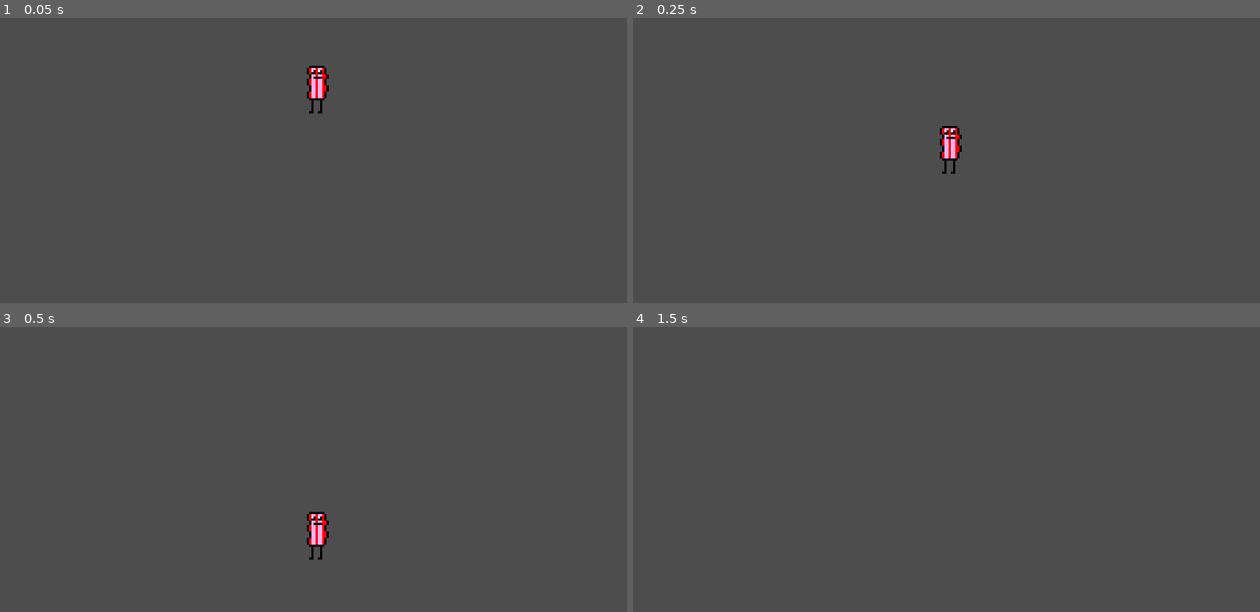
Above: before the commit, frames 1-4 (two rows, left to right).
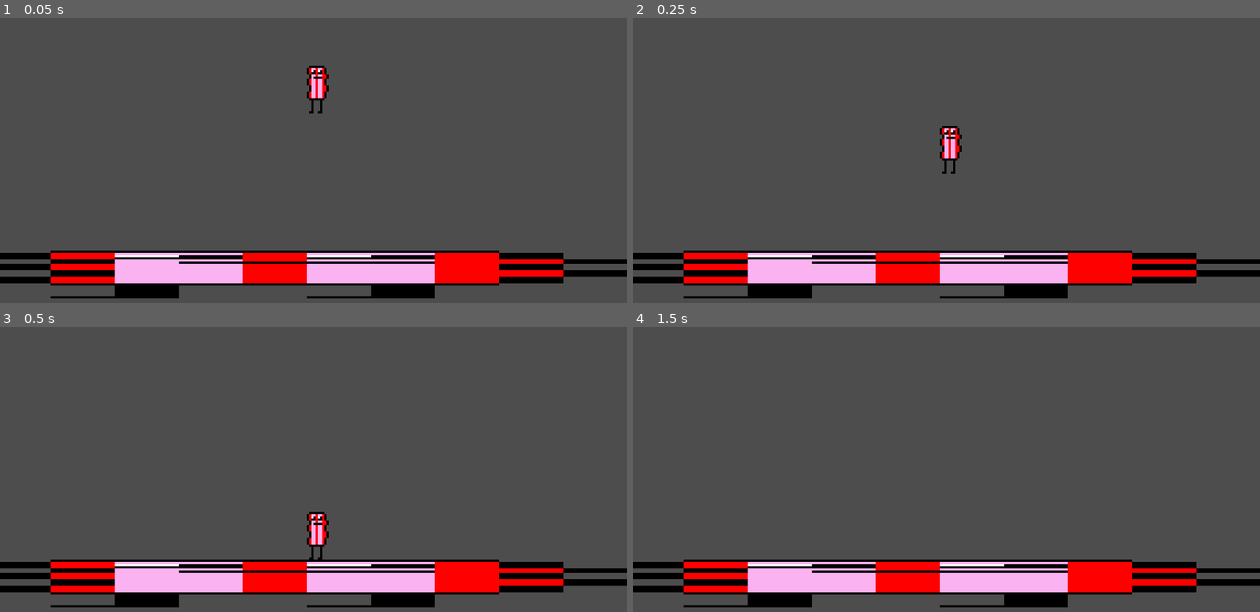
Above: after the commit, the same moments.

Repository: ericksonbak52/Godot-thingy
Game: Godot game, scene res://Scenes/game_root.tscn
The game is run twice, just before and just after one commit, with the same random seed, the same clock (stepped at 60 frames per second) and the same inputs.
Inputs:
- Up to frame 1 (0.05 s): no input
- Up to frame 2 (0.25 s): no input
- Up to frame 3 (0.5 s): no input
- Up to frame 4 (1.5 s): tap Enter (ui_accept) at 0.5, 0.77 s; hold Right (ui_right) from 0.53 s (still down)

The runs differ from the first frame. In frame 1, 12% of the frame differs, in the area x 0-100%, y 81-99%; in frame 2, 12%; in frame 3, 12%; in frame 4, 12%.

Commit message:
Update game_root.tscn

Diff:
--- a/Scenes/game_root.tscn
+++ b/Scenes/game_root.tscn
@@ -1,6 +1,7 @@
-[gd_scene load_steps=3 format=3 uid="uid://dfanpqgl8su8y"]
+[gd_scene load_steps=4 format=3 uid="uid://dfanpqgl8su8y"]
 
 [ext_resource type="PackedScene" uid="uid://ckk6cejchsa0c" path="res://Scenes/Character.tscn" id="1_pdfpp"]
+[ext_resource type="Texture2D" uid="uid://vey8gxypjt86" path="res://Assets/bacon.png" id="2_3dvij"]
 
 [sub_resource type="RectangleShape2D" id="RectangleShape2D_vm5j1"]
 size = Vector2(295, 20)
@@ -21,3 +22,6 @@
 shape = SubResource("RectangleShape2D_vm5j1")
 
 [node name="Sprite2D" type="Sprite2D" parent="StaticBody2D"]
+position = Vector2(-6, 60)
+scale = Vector2(29.4297, 1)
+texture = ExtResource("2_3dvij")
Not shown, added: addons/godot-git-plugin/plugin.cfg
Not shown, added: .DS_Store
Not shown, added: addons/godot-git-plugin/LICENSE
Not shown, added: addons/godot-git-plugin/THIRDPARTY.md
Not shown, added: addons/godot-git-plugin/git_plugin.gdextension
Not shown, changed: addons/godot-git-plugin/linux/libgit_plugin.linux.editor.x86_64.so
Not shown, changed: addons/godot-git-plugin/macos/libgit_plugin.macos.editor.universal.dylib
Not shown, added: addons/godot-git-plugin/win64/libgit_plugin.windows.editor.x86_64.dll
Not shown, added: addons/godot-git-plugin/win64/libgit_plugin.windows.editor.x86_64.exp
Not shown, added: addons/godot-git-plugin/win64/libgit_plugin.windows.editor.x86_64.lib
